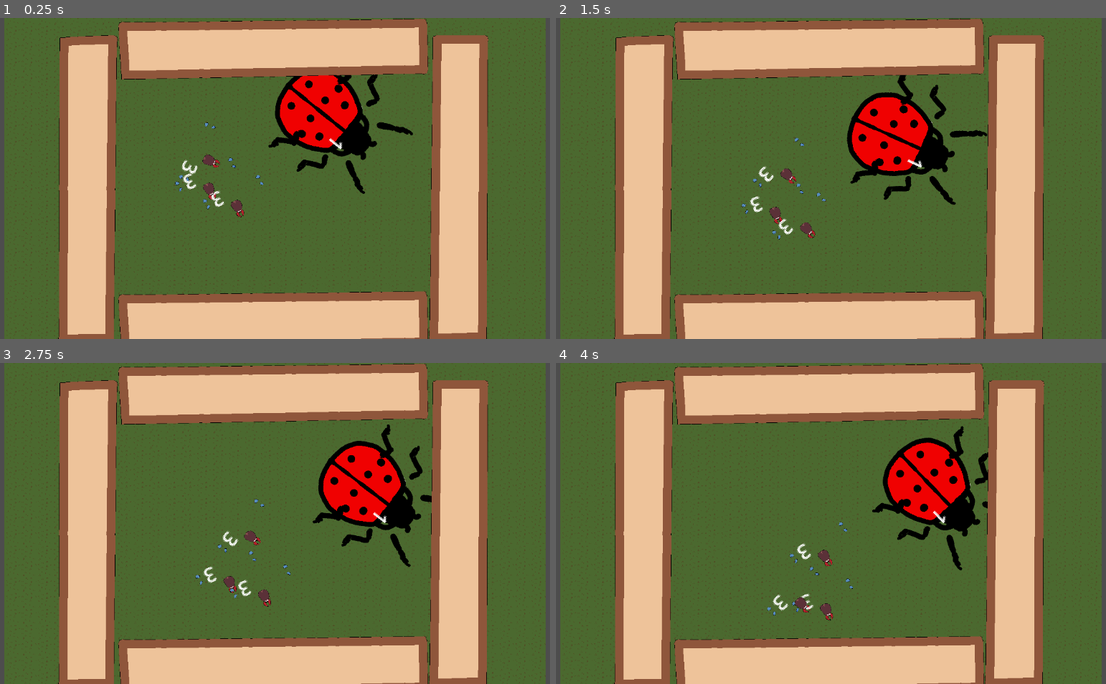
Above: before the commit, frames 1-4 (two rows, left to right).
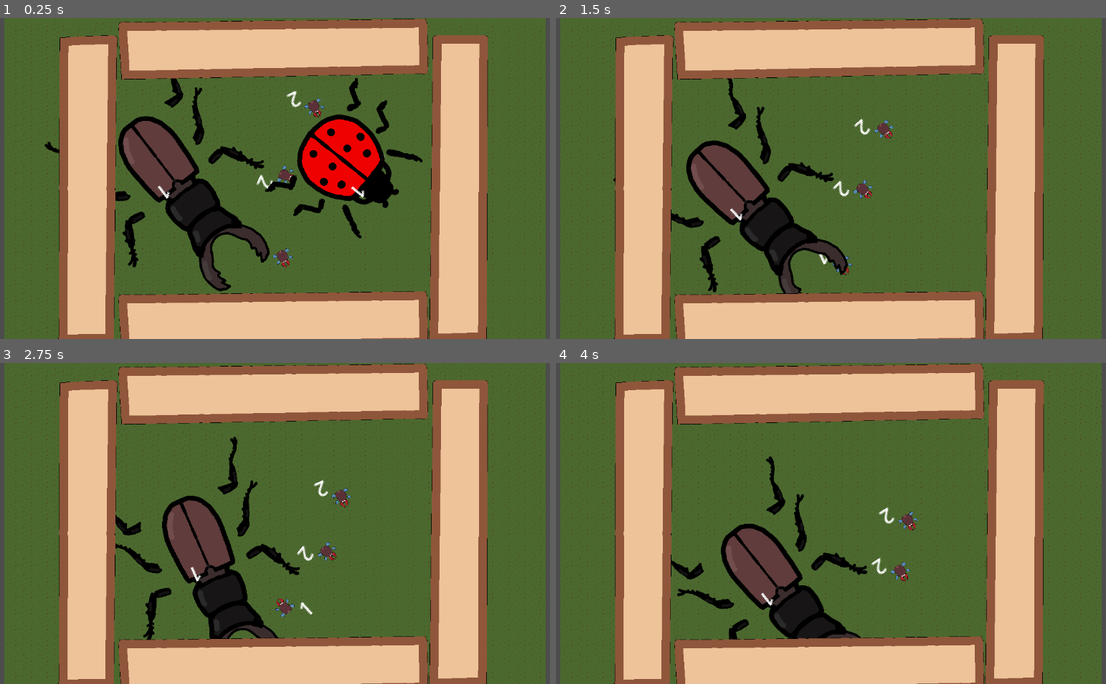
Above: after the commit, the same moments.

Repository: YewChian/BeetleArena
Game: Godot game, scene res://arena.tscn
Same seed, same stepped clock (60 frames per second), same inputs: the game is played once before the commit and once after it. The project has no main scene, so this scene is started directly.
Inputs:
- Up to frame 1 (0.25 s): no input
- Up to frame 2 (1.5 s): no input
- Up to frame 3 (2.75 s): no input
- Up to frame 4 (4 s): no input

The runs differ from the first frame. In frame 1, 13% of the frame differs, in the area x 8-77%, y 17-86%; in frame 2, 11%; in frame 3, 11%; in frame 4, 10%.

Commit message:
added stag and ladybug

Diff:
--- a/Bodies/Beetle.gd
+++ b/Bodies/Beetle.gd
@@ -18,7 +18,18 @@
 
 func _ready():
 	initialise_stats()
+	initialise_leg_attachment()
+	call_deferred("initialise_WallDetector_attachment")
 	enter_state(Wander)
+
+
+func initialise_WallDetector_attachment():
+	$WallDetector.position = $Mandible.get_children()[0].WallDetector_attachment_vector
+
+
+func initialise_leg_attachment():
+	$LeftLeg.position = $Carapace.get_children()[0].left_leg_attachment_vector
+	$RightLeg.position = $Carapace.get_children()[0].left_leg_attachment_vector * Vector2(-1, 1)
 
 
 func initialise_stats():
@@ -27,7 +38,7 @@
 	end = 2
 
 	#spd = get_node("LeftLeg").get_children()[0].spd
-	#str = get_node("Mandibles").get_children()[0].str
+	#str = get_node("Mandible").get_children()[0].str
 	#end = get_node("Carapace").get_children()[0].end
 
 
@@ -93,15 +104,11 @@
 
 func hurtbox_area_entered(area):
 	var area_owner = area.get_parent().get_parent().get_parent()
-	print("area_owner: ", area_owner)
-	print("self: ", self)
 	if area_owner != self and is_invulnerable == false:
 		is_invulnerable = true
-		print("something entered the hurtbox")
 		end -= 1
 		$InvulnerableTimer.start()
 
 
 func _on_invulnerable_timer_timeout():
-	print("timed out")
 	is_invulnerable = false
--- a/Bodies/Beetle.tscn
+++ b/Bodies/Beetle.tscn
@@ -1,6 +1,7 @@
-[gd_scene load_steps=3 format=3 uid="uid://cpkc2rctcbg64"]
+[gd_scene load_steps=4 format=3 uid="uid://cpkc2rctcbg64"]
 
 [ext_resource type="Script" path="res://Bodies/Beetle.gd" id="1_yt4jj"]
+[ext_resource type="Texture2D" uid="uid://4mj3s76wmtak" path="res://Assets/Beetle.png" id="2_4nato"]
 
 [sub_resource type="CapsuleShape2D" id="CapsuleShape2D_qr2in"]
 radius = 47.0
@@ -11,15 +12,13 @@
 collision_mask = 3
 script = ExtResource("1_yt4jj")
 
-[node name="Mandibles" type="Node2D" parent="."]
+[node name="Mandible" type="Node2D" parent="."]
 
 [node name="Carapace" type="Node2D" parent="."]
 
 [node name="RightLeg" type="Node2D" parent="."]
-position = Vector2(97, 61)
 
 [node name="LeftLeg" type="Node2D" parent="."]
-position = Vector2(-116, 57)
 
 [node name="StateTimer" type="Timer" parent="."]
 
@@ -27,8 +26,12 @@
 collision_layer = 8
 
 [node name="CollisionShape2D" type="CollisionShape2D" parent="WallDetector"]
-position = Vector2(0, -64)
 shape = SubResource("CapsuleShape2D_qr2in")
+
+[node name="temp" type="Sprite2D" parent="WallDetector"]
+visible = false
+scale = Vector2(0.2, 0.2)
+texture = ExtResource("2_4nato")
 
 [node name="InvulnerableTimer" type="Timer" parent="."]
 wait_time = 0.5
--- a/Bodies/LadyBug.tscn
+++ b/Bodies/LadyBug.tscn
@@ -8,8 +8,7 @@
 
 [node name="LadyBug" instance=ExtResource("1_53c16")]
 
-[node name="LadybugMandibles" parent="Mandibles" index="0" instance=ExtResource("2_mc1di")]
-script = null
+[node name="LadybugMandibles" parent="Mandible" index="0" instance=ExtResource("2_mc1di")]
 
 [node name="LadybugCarapace" parent="Carapace" index="0" instance=ExtResource("3_x82nc")]
 
--- /dev/null
+++ b/Bodies/StagBeetle.tscn
@@ -0,0 +1,17 @@
+[gd_scene load_steps=6 format=3 uid="uid://bpughwrnvnx0i"]
+
+[ext_resource type="PackedScene" uid="uid://cpkc2rctcbg64" path="res://Bodies/Beetle.tscn" id="1_sxyit"]
+[ext_resource type="PackedScene" uid="uid://cly0g404spggv" path="res://Mandibles/StagBeetleMandible.tscn" id="2_b33oe"]
+[ext_resource type="PackedScene" uid="uid://cl7k5wo62q8t0" path="res://Carapace/StagBeetleCarapace.tscn" id="3_s1fcq"]
+[ext_resource type="PackedScene" uid="uid://03jx71jb2mtw" path="res://Legs/StagBeetleLegs/StagBeetleRightLeg.tscn" id="5_cyqf8"]
+[ext_resource type="PackedScene" uid="uid://b5akp8ch011e3" path="res://Legs/StagBeetleLegs/StagBeetleLeftLeg.tscn" id="6_ccqy5"]
+
+[node name="StagBeetle" instance=ExtResource("1_sxyit")]
+
+[node name="StagBeetleMandible" parent="Mandible" index="0" instance=ExtResource("2_b33oe")]
+
+[node name="StagBeetleCarapace" parent="Carapace" index="0" instance=ExtResource("3_s1fcq")]
+
+[node name="StagBeetleRightLeg" parent="RightLeg" index="0" instance=ExtResource("5_cyqf8")]
+
+[node name="StagBeetleLeftLeg" parent="LeftLeg" index="0" instance=ExtResource("6_ccqy5")]
--- a/Bodies/fly.tscn
+++ b/Bodies/fly.tscn
@@ -10,11 +10,7 @@
 [node name="Fly" instance=ExtResource("1_0xjm0")]
 script = ExtResource("2_0ra40")
 
-[node name="Lobster" parent="Mandibles" index="0" instance=ExtResource("3_j2pjs")]
-z_index = -1
-collision_layer = 1
-collision_mask = 1
-script = null
+[node name="Lobster" parent="Mandible" index="0" instance=ExtResource("3_j2pjs")]
 
 [node name="FlyCarapace" parent="Carapace" index="0" instance=ExtResource("4_ab6iq")]
 
--- a/Carapace/Carapace.gd
+++ b/Carapace/Carapace.gd
@@ -1,6 +1,17 @@
 extends CharacterBody2D
+class_name Carapace
 
 var end
+
+var left_leg_attachment_vector
+
+func _ready():
+	initialise_stats()
+
+
+func initialise_stats():
+	pass
+
 
 func _on_hurtbox_area_entered(area):
 	print("area entered")
--- a/Carapace/Carapace.tscn
+++ b/Carapace/Carapace.tscn
@@ -1,11 +1,8 @@
-[gd_scene load_steps=2 format=3 uid="uid://byvbd0l1bw2eh"]
-
-[ext_resource type="Script" path="res://Carapace/Carapace.gd" id="1_fqfp8"]
+[gd_scene format=3 uid="uid://byvbd0l1bw2eh"]
 
 [node name="Carapace" type="CharacterBody2D"]
 collision_layer = 2
 collision_mask = 3
-script = ExtResource("1_fqfp8")
 
 [node name="Sprite2D" type="Sprite2D" parent="."]
 
--- /dev/null
+++ b/Carapace/FlyCarapace.gd
@@ -0,0 +1,5 @@
+extends Carapace
+
+func initialise_stats():
+	end = 1
+	left_leg_attachment_vector = Vector2(-16, 0)
--- a/Carapace/FlyCarapace.tscn
+++ b/Carapace/FlyCarapace.tscn
@@ -1,6 +1,7 @@
-[gd_scene load_steps=5 format=3 uid="uid://cs5olsf8xcf86"]
+[gd_scene load_steps=6 format=3 uid="uid://cs5olsf8xcf86"]
 
 [ext_resource type="PackedScene" uid="uid://byvbd0l1bw2eh" path="res://Carapace/Carapace.tscn" id="1_qs0aj"]
+[ext_resource type="Script" path="res://Carapace/FlyCarapace.gd" id="2_0cntj"]
 [ext_resource type="Texture2D" uid="uid://cs8lva6k3e8jk" path="res://Assets/Carapace/FlyCarapace.png" id="2_qrmwu"]
 
 [sub_resource type="CapsuleShape2D" id="CapsuleShape2D_wlu5w"]
@@ -12,6 +13,7 @@
 height = 60.0
 
 [node name="FlyCarapace" instance=ExtResource("1_qs0aj")]
+script = ExtResource("2_0cntj")
 
 [node name="Sprite2D" parent="." index="0"]
 texture = ExtResource("2_qrmwu")
--- /dev/null
+++ b/Carapace/LadybugCarapace.gd
@@ -0,0 +1,5 @@
+extends Carapace
+
+func initialise_stats():
+	end = 1
+	left_leg_attachment_vector = Vector2(-150, 150)
--- a/Carapace/LadybugCarapace.tscn
+++ b/Carapace/LadybugCarapace.tscn
@@ -1,7 +1,8 @@
-[gd_scene load_steps=5 format=3 uid="uid://dv0umde6eh74m"]
+[gd_scene load_steps=6 format=3 uid="uid://dv0umde6eh74m"]
 
 [ext_resource type="PackedScene" uid="uid://byvbd0l1bw2eh" path="res://Carapace/Carapace.tscn" id="1_7n172"]
 [ext_resource type="Texture2D" uid="uid://cu5ugsali8k5m" path="res://Assets/Carapace/LadybugCarapace.png" id="2_1s4wc"]
+[ext_resource type="Script" path="res://Carapace/LadybugCarapace.gd" id="2_cqvt5"]
 
 [sub_resource type="CapsuleShape2D" id="CapsuleShape2D_as186"]
 radius = 164.0
@@ -12,6 +13,7 @@
 height = 352.0
 
 [node name="LadybugCarapace" instance=ExtResource("1_7n172")]
+script = ExtResource("2_cqvt5")
 
 [node name="Sprite2D" parent="." index="0"]
 texture = ExtResource("2_1s4wc")
--- /dev/null
+++ b/Carapace/StagBeetleCarapace.gd
@@ -0,0 +1,5 @@
+extends Carapace
+
+func initialise_stats():
+	end = 1
+	left_leg_attachment_vector = Vector2(-160, 150)
--- a/Carapace/StagBeetleCarapace.tscn
+++ b/Carapace/StagBeetleCarapace.tscn
@@ -1,7 +1,8 @@
-[gd_scene load_steps=5 format=3 uid="uid://cl7k5wo62q8t0"]
+[gd_scene load_steps=6 format=3 uid="uid://cl7k5wo62q8t0"]
 
 [ext_resource type="PackedScene" uid="uid://byvbd0l1bw2eh" path="res://Carapace/Carapace.tscn" id="1_rg8br"]
 [ext_resource type="Texture2D" uid="uid://d25ycyml24o0m" path="res://Assets/Carapace/StagBeetleCarapace.png" id="2_kgkel"]
+[ext_resource type="Script" path="res://Carapace/StagBeetleCarapace.gd" id="2_sqmoj"]
 
 [sub_resource type="CapsuleShape2D" id="CapsuleShape2D_0x5lj"]
 radius = 117.0
@@ -12,6 +13,7 @@
 height = 486.0
 
 [node name="StagBeetleCarapace" instance=ExtResource("1_rg8br")]
+script = ExtResource("2_sqmoj")
 
 [node name="Sprite2D" parent="." index="0"]
 texture = ExtResource("2_kgkel")
--- /dev/null
+++ b/Mandibles/LadybugMandibles.gd
@@ -0,0 +1,5 @@
+extends Mandible
+
+func initialise_stats():
+	str = 1
+	WallDetector_attachment_vector = Vector2(0, -128)
--- a/Mandibles/LadybugMandibles.tscn
+++ b/Mandibles/LadybugMandibles.tscn
@@ -1,6 +1,7 @@
-[gd_scene load_steps=5 format=3 uid="uid://cbah3vkpn4u2u"]
+[gd_scene load_steps=6 format=3 uid="uid://cbah3vkpn4u2u"]
 
 [ext_resource type="PackedScene" uid="uid://bgu3cevlf6dej" path="res://Mandibles/mandible.tscn" id="1_dlk2q"]
+[ext_resource type="Script" path="res://Mandibles/LadybugMandibles.gd" id="2_5wuoi"]
 [ext_resource type="Texture2D" uid="uid://btsqqnpm0rwfs" path="res://Assets/Mandibles/LadybugMandible.png" id="2_bhawo"]
 
 [sub_resource type="CapsuleShape2D" id="CapsuleShape2D_0yyn6"]
@@ -12,6 +13,7 @@
 height = 164.0
 
 [node name="LadybugMandibles" instance=ExtResource("1_dlk2q")]
+script = ExtResource("2_5wuoi")
 
 [node name="Sprite2D" parent="." index="0"]
 texture = ExtResource("2_bhawo")
--- /dev/null
+++ b/Mandibles/StagBeetleMandible.gd
@@ -0,0 +1,5 @@
+extends Mandible
+
+func initialise_stats():
+	str = 1
+	WallDetector_attachment_vector = Vector2(0, -128)
--- a/Mandibles/StagBeetleMandible.tscn
+++ b/Mandibles/StagBeetleMandible.tscn
@@ -1,7 +1,8 @@
-[gd_scene load_steps=5 format=3 uid="uid://cly0g404spggv"]
+[gd_scene load_steps=6 format=3 uid="uid://cly0g404spggv"]
 
 [ext_resource type="PackedScene" uid="uid://bgu3cevlf6dej" path="res://Mandibles/mandible.tscn" id="1_radw3"]
 [ext_resource type="Texture2D" uid="uid://ufpu358dfw2v" path="res://Assets/Mandibles/StagBeetleMandible.png" id="2_j5if8"]
+[ext_resource type="Script" path="res://Mandibles/StagBeetleMandible.gd" id="2_wgcjt"]
 
 [sub_resource type="CapsuleShape2D" id="CapsuleShape2D_nu4ug"]
 radius = 131.0
@@ -12,6 +13,7 @@
 height = 332.0
 
 [node name="StagBeetleMandible" instance=ExtResource("1_radw3")]
+script = ExtResource("2_wgcjt")
 
 [node name="Sprite2D" parent="." index="0"]
 texture = ExtResource("2_j5if8")
--- /dev/null
+++ b/Mandibles/lobster.gd
@@ -0,0 +1,5 @@
+extends Mandible
+
+func initialise_stats():
+	str = 1
+	WallDetector_attachment_vector = Vector2(0, -64)
--- a/Mandibles/lobster.tscn
+++ b/Mandibles/lobster.tscn
@@ -1,7 +1,8 @@
-[gd_scene load_steps=5 format=3 uid="uid://bhgsphk3bsxcs"]
+[gd_scene load_steps=6 format=3 uid="uid://bhgsphk3bsxcs"]
 
 [ext_resource type="PackedScene" uid="uid://bgu3cevlf6dej" path="res://Mandibles/mandible.tscn" id="1_cb1at"]
 [ext_resource type="Texture2D" uid="uid://7s3qjs2e2uge" path="res://Assets/Mandibles/Lobster.png" id="2_86auq"]
+[ext_resource type="Script" path="res://Mandibles/lobster.gd" id="2_u0wlm"]
 
 [sub_resource type="CapsuleShape2D" id="CapsuleShape2D_ekuho"]
 radius = 12.0
@@ -13,6 +14,7 @@
 
 [node name="Lobster" instance=ExtResource("1_cb1at")]
 collision_mask = 7
+script = ExtResource("2_u0wlm")
 
 [node name="Sprite2D" parent="." index="0"]
 texture = ExtResource("2_86auq")
--- a/Mandibles/mandible.gd
+++ b/Mandibles/mandible.gd
@@ -1,3 +1,12 @@
 extends Area2D
+class_name Mandible
 
-var str = 1
+var WallDetector_attachment_vector
+var str
+
+func _ready():
+	initialise_stats()
+
+
+func initialise_stats():
+	pass
--- a/Mandibles/mandible.tscn
+++ b/Mandibles/mandible.tscn
@@ -1,11 +1,8 @@
-[gd_scene load_steps=2 format=3 uid="uid://bgu3cevlf6dej"]
-
-[ext_resource type="Script" path="res://Mandibles/mandible.gd" id="1_dm2dj"]
+[gd_scene format=3 uid="uid://bgu3cevlf6dej"]
 
 [node name="Mandible" type="Area2D"]
 collision_layer = 16
 collision_mask = 32
-script = ExtResource("1_dm2dj")
 
 [node name="Sprite2D" type="Sprite2D" parent="."]
 
--- a/StagBeetle.tscn
+++ /dev/null
@@ -1,17 +0,0 @@
-[gd_scene load_steps=6 format=3 uid="uid://bpughwrnvnx0i"]
-
-[ext_resource type="PackedScene" uid="uid://cpkc2rctcbg64" path="res://Bodies/Beetle.tscn" id="1_tiqrj"]
-[ext_resource type="PackedScene" uid="uid://cly0g404spggv" path="res://Mandibles/StagBeetleMandible.tscn" id="2_06q4h"]
-[ext_resource type="PackedScene" uid="uid://cl7k5wo62q8t0" path="res://Carapace/StagBeetleCarapace.tscn" id="3_0ggy4"]
-[ext_resource type="PackedScene" uid="uid://03jx71jb2mtw" path="res://Legs/StagBeetleLegs/StagBeetleRightLeg.tscn" id="4_bs8ox"]
-[ext_resource type="PackedScene" uid="uid://b5akp8ch011e3" path="res://Legs/StagBeetleLegs/StagBeetleLeftLeg.tscn" id="5_ewhyk"]
-
-[node name="StagBeetle" instance=ExtResource("1_tiqrj")]
-
-[node name="StagBeetleMandible" parent="Mandibles" index="0" instance=ExtResource("2_06q4h")]
-
-[node name="StagBeetleCarapace" parent="Carapace" index="0" instance=ExtResource("3_0ggy4")]
-
-[node name="StagBeetleRightLeg" parent="RightLeg" index="0" instance=ExtResource("4_bs8ox")]
-
-[node name="StagBeetleLeftLeg" parent="LeftLeg" index="0" instance=ExtResource("5_ewhyk")]
--- a/arena.tscn
+++ b/arena.tscn
@@ -1,9 +1,10 @@
-[gd_scene load_steps=7 format=3 uid="uid://cfnftv27jsqvd"]
+[gd_scene load_steps=8 format=3 uid="uid://cfnftv27jsqvd"]
 
 [ext_resource type="Texture2D" uid="uid://dmhkp04s8brij" path="res://Assets/Terrain/Grass.png" id="1_aqr5j"]
 [ext_resource type="PackedScene" uid="uid://b725jq0jx1wbu" path="res://Bodies/fly.tscn" id="1_gtpdt"]
 [ext_resource type="PackedScene" uid="uid://cca64o2sft86e" path="res://Terrain/long_boulder.tscn" id="2_pqjv4"]
 [ext_resource type="PackedScene" uid="uid://teiess873lvn" path="res://Bodies/LadyBug.tscn" id="3_36j7u"]
+[ext_resource type="PackedScene" uid="uid://bpughwrnvnx0i" path="res://Bodies/StagBeetle.tscn" id="3_57vcr"]
 
 [sub_resource type="TileSetAtlasSource" id="TileSetAtlasSource_kr5tx"]
 texture = ExtResource("1_aqr5j")
@@ -23,22 +24,25 @@
 layer_0/tile_data = PackedInt32Array(-655374, 0, 0, -589838, 0, 0, -524302, 0, 0, -458766, 0, 0, -393230, 0, 0, -327694 …(13464 unchanged characters)…
 
 [node name="Fly" parent="." instance=ExtResource("1_gtpdt")]
-position = Vector2(-160, 94)
+position = Vector2(150, -308)
 collision_layer = 1
 collision_mask = 1
 
 [node name="Fly2" parent="." instance=ExtResource("1_gtpdt")]
-position = Vector2(-282, -82)
+position = Vector2(23, -22)
 collision_layer = 1
 collision_mask = 1
 
 [node name="Fly3" parent="." instance=ExtResource("1_gtpdt")]
-position = Vector2(-272, 24)
+position = Vector2(23, 297)
 collision_layer = 1
 collision_mask = 1
 
+[node name="StagBeetle" parent="." instance=ExtResource("3_57vcr")]
+position = Vector2(-375, 48)
+
 [node name="LadyBug" parent="." instance=ExtResource("3_36j7u")]
-position = Vector2(314, -164)
+position = Vector2(403, 30)
 
 [node name="Terrain" type="Node2D" parent="."]
 
